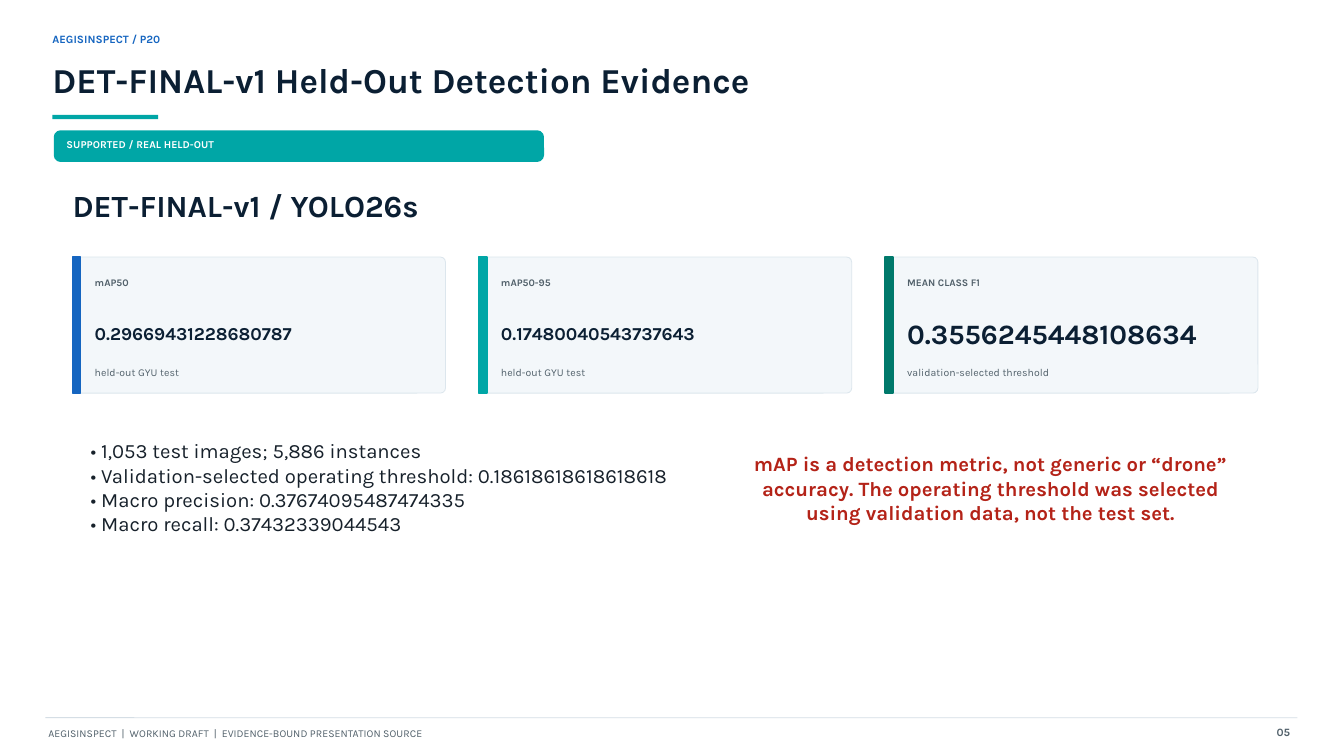
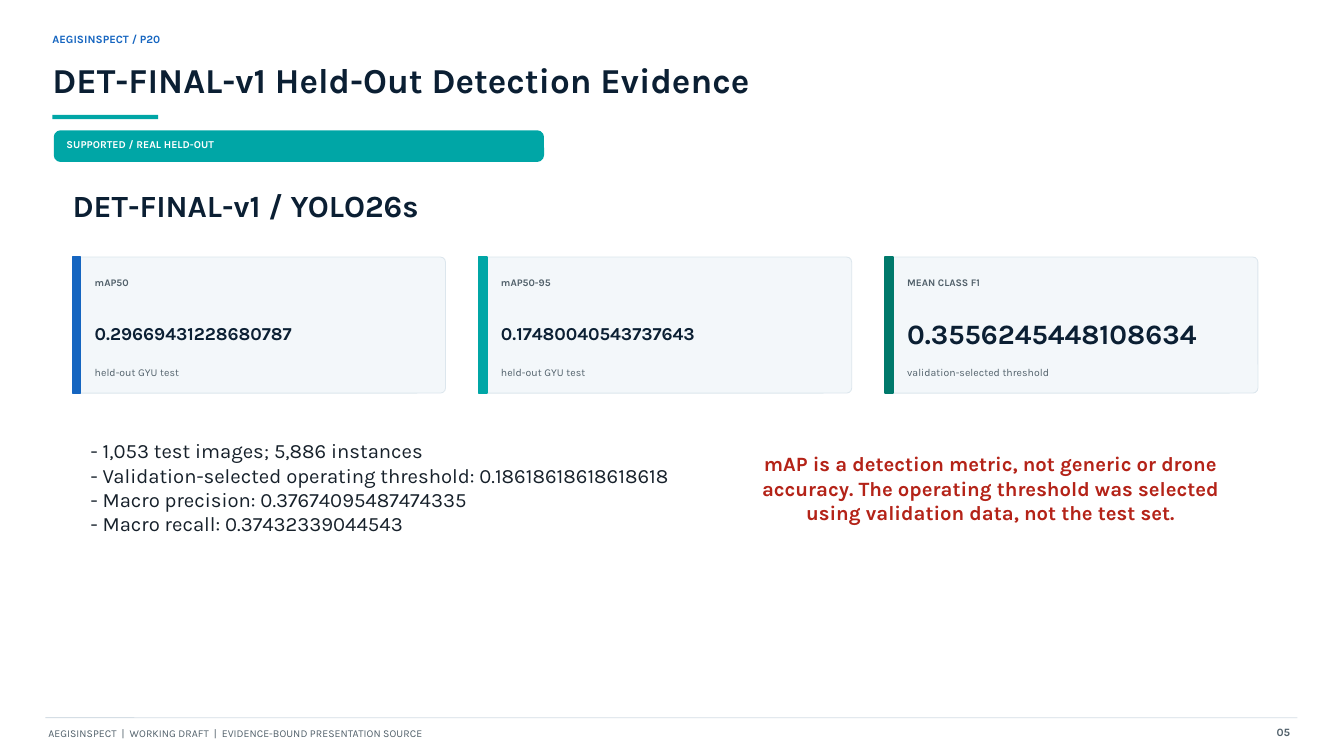
Before and after one commit to AritraAcherjee/autonomous-drone-infrastructure-inspection, a slide deck: slide 5 of outputs/presentation/AegisInspect_P20_working_draft.pptx. Drawn at 1344x756 pixels with LibreOffice and Linux fonts; fonts in the diff are those of the drawing. Boxes give left, top, right and bottom in pixels: in the first picture for what was removed or moved away, otherwise in the second. Text is boxed around its words. In the diff, an @@ line names an element or a change of style, - is before the commit and + after.

```diff
--- a/outputs/presentation/AegisInspect_P20_working_draft.pptx
+++ b/outputs/presentation/AegisInspect_P20_working_draft.pptx
@@ text at <box>103,444,668,532</box>: text changed @@
-• 1,053 test images; 5,886 instances
-• Validation-selected operating threshold: 0.18618618618618618
-• Macro precision: 0.37674095487474335
-• Macro recall: 0.37432339044543
+- 1,053 test images; 5,886 instances
+- Validation-selected operating threshold: 0.18618618618618618
+- Macro precision: 0.37674095487474335
+- Macro recall: 0.37432339044543
@@ text at <box>762,456,1218,525</box>: text changed @@
-mAP is a detection metric, not generic or “drone” accuracy. The operating threshold was selected using validation data, not the test set.
+mAP is a detection metric, not generic or drone accuracy. The operating threshold was selected using validation data, not the test set.
```
Also in this commit, not shown: 11 other slides changed, 2 slides added, 2 slides removed, 21 other files.
